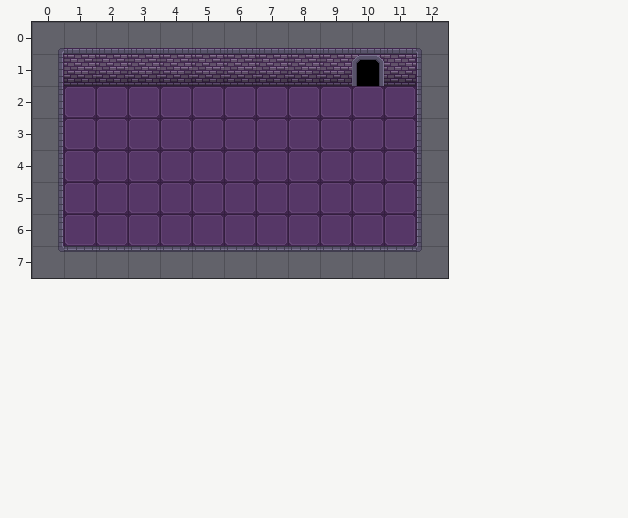
Tiled map, stored at assets/room1.tmx. Above: the version before the commit.
Cells are 32x32 px. Shown: x 0..12, y 0..7.
After:
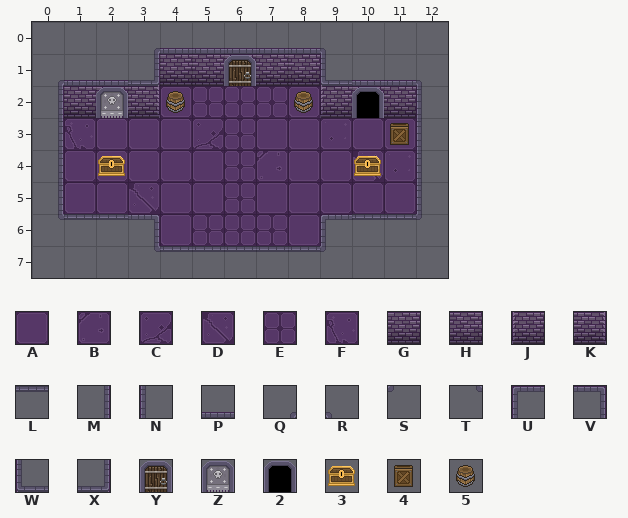
Key: from "Tileess": A 0 "1", B 2 "3", C 3 "4", D 4 "5", E 5 "6", F 6 "7", G 8 "9", H 9 "10", J 10 "11", K 11 "12", L 13 "14", M 14 "15", N 15 "16", P 16 "17", Q 17 "18", R 18 "19", S 19 "20", T 20 "21", U 21 "22", V 22 "23", W 23 "24", X 24 "25", Y 31 "32", Z 32 "33", 2 33 "34", 3 34 "35", 4 35 "36", 5 36 "37".
_ is an empty cell.
Tiles replaced or removed in this view: 2, A, G, H, L, M, N, P.
Author's note on the commit: Add collision for original room1
The edit:
Changed rows in their new state; . is an unchanged cell.
Layer "BaseGround":
first column x 1:
2 ___.EEE.___
3 F...CE.....
4 .....EB..D.
5 ..D..E.....
6 ___.EEE.___
Layer "Walls and Objects":
first column x 0:
0 .__Q.....R__.
1 QPPXGGGGGWPPR
2 .GGK5...5JGG.
3 ...........4.
4 ..3.......3..
6 TLLV.....ULLS
7 .__T.....S__.
Layer "Doors":
first column x 2:
1 ....Y..._
2 Z.......2
Where, in picture pixels (left, top, right, bottom), the same in both pictures:
changed: (58, 48, 422, 252)
